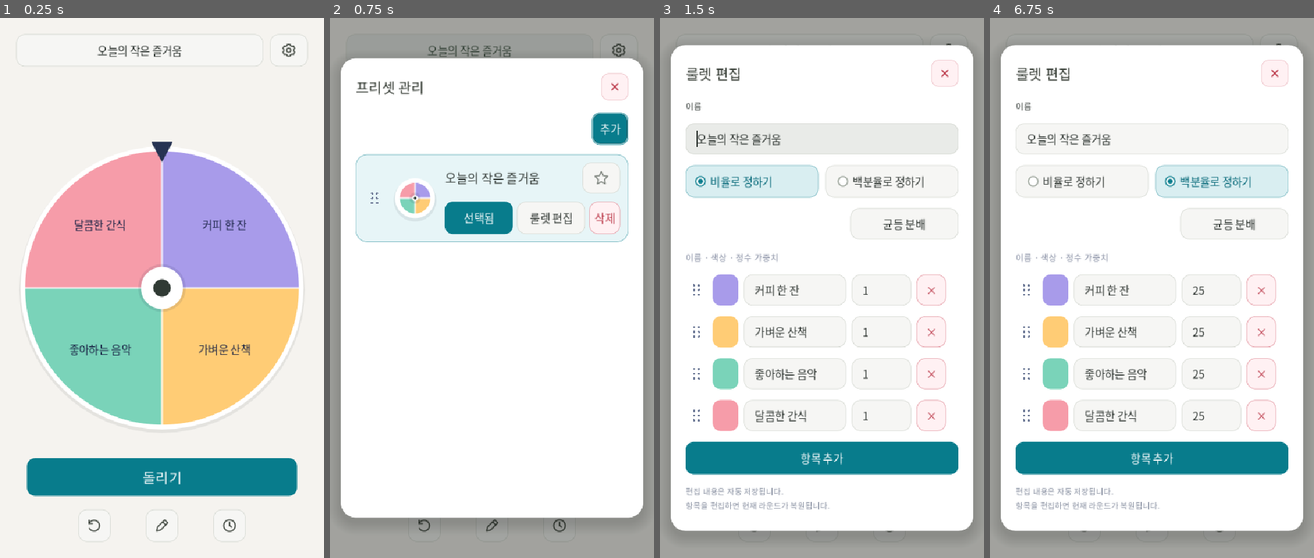
Above: before the commit, frames 1-4 (left to right).
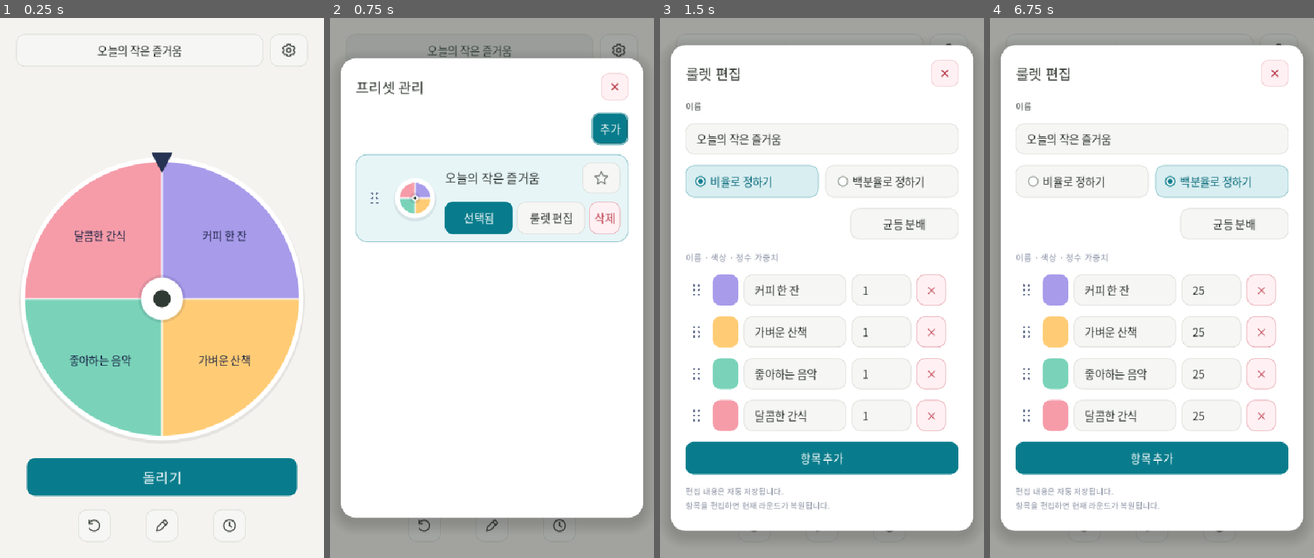
Above: after the commit, the same moments.

Repository: huyeon123/spin-wheel
Game: Godot game, scene res://main.tscn
Same seed, same stepped clock (60 frames per second), same inputs: the game is played once before the commit and once after it.
Inputs (mouse positions are in pixels of both pictures, inside the frame that each line leads up to):
- Up to frame 1 (0.25 s): no input
- Up to frame 2 (0.75 s): click "오늘의 작은 즐거움" at 0.5 s
- Up to frame 3 (1.5 s): click "룰렛 편집" at 1.25 s
- Up to frame 4 (6.75 s): click (1278, 50) at 2.02 s; click "돌리기" at 2.75 s; click (1083, 525) at 3.52 s; click (1152, 525) at 4.27 s; click (1220, 525) at 5.02 s; click "비율로 정하기" at 5.75 s; click "백분율로 정하기" at 6.5 s

The runs differ from the first frame. In frame 1, 7.5% of the frame differs, in the area x 6-94%, y 22-78%; in frame 2, nothing differs; in frame 3, less than 0.1%; in frame 4, nothing differs.

Commit message:
Release v0.2.7 test: larger results, editor focus and lightweight Android engine

Diff:
--- a/project.godot
+++ b/project.godot
@@ -2,7 +2,7 @@
 
 [application]
 config/name="돌려봐 · Spin Wheel"
-config/version="0.2.6"
+config/version="0.2.7"
 boot_splash/image="res://assets/splash.png"
 boot_splash/bg_color=Color(0.945, 0.957, 0.984, 1)
 boot_splash/show_image=true
--- a/scripts/main.gd
+++ b/scripts/main.gd
@@ -180,8 +180,8 @@
   if property.name == "accessibility_name": gear.set("accessibility_name", "설정")
  result_panel = PanelContainer.new(); result_panel.name = "MainResult"; result_panel.add_theme_stylebox_override("panel", StyleBoxEmpty.new()); content_scroll.add_child(result_panel)
  var lr := _row(); result_panel.add_child(lr)
- result = _label("", 20); result.horizontal_alignment = HORIZONTAL_ALIGNMENT_CENTER; result.vertical_alignment = VERTICAL_ALIGNMENT_CENTER; result.size_flags_horizontal = Control.SIZE_EXPAND_FILL
- result.text_overrun_behavior = TextServer.OVERRUN_TRIM_ELLIPSIS; lr.add_child(result)
+ result = _label("", 32); result.horizontal_alignment = HORIZONTAL_ALIGNMENT_CENTER; result.vertical_alignment = VERTICAL_ALIGNMENT_CENTER; result.size_flags_horizontal = Control.SIZE_EXPAND_FILL
+ result.autowrap_mode = TextServer.AUTOWRAP_WORD_SMART; result.max_lines_visible = 2; result.text_overrun_behavior = TextServer.OVERRUN_TRIM_ELLIPSIS; lr.add_child(result)
  stage_spacer = Control.new(); stage_spacer.hide(); content_scroll.add_child(stage_spacer)
  body = GridContainer.new(); body.name = "WheelStage"; body.columns = 1; body.mouse_filter = Control.MOUSE_FILTER_IGNORE; content_scroll.add_child(body)
  wheel_aspect = AspectRatioContainer.new(); wheel_aspect.ratio = 1; wheel_aspect.size_flags_horizontal = Control.SIZE_EXPAND_FILL; wheel_aspect.size_flags_vertical = Control.SIZE_EXPAND_FILL; body.add_child(wheel_aspect)
@@ -207,7 +207,7 @@
    var compact_style := action.get_theme_stylebox(state).duplicate() as StyleBoxFlat
    compact_style.set_content_margin_all(8)
    action.add_theme_stylebox_override(state,compact_style)
- editor_dialog = Layer.new(); editor_dialog.theme = theme; editor_dialog.title = "룰렛 편집"; editor_dialog.max_width = 760; editor_dialog.show_footer = false; editor_dialog.ok_button_text = "닫기"; editor_dialog.exclusive = true; add_child(editor_dialog)
+ editor_dialog = Layer.new(); editor_dialog.focus_content_on_open = false; editor_dialog.theme = theme; editor_dialog.title = "룰렛 편집"; editor_dialog.max_width = 760; editor_dialog.show_footer = false; editor_dialog.ok_button_text = "닫기"; editor_dialog.exclusive = true; add_child(editor_dialog)
  editor_dialog.confirmed.connect(_close_editor); editor_dialog.canceled.connect(_close_editor)
  editor = VBoxContainer.new(); editor.size_flags_horizontal = Control.SIZE_EXPAND_FILL; editor.add_theme_constant_override("separation", 16); editor_dialog.add_content(editor)
  _refresh_editor(); _refresh_wheel(); _refresh_result()
--- a/scripts/safe_layout.gd
+++ b/scripts/safe_layout.gd
@@ -61,7 +61,7 @@
 	var inner := inset_rect(safe, pad, pad)
 	var gap := 8.0 if compact else 12.0
 	var header_height := 48.0
-	var result_height := 28.0 if compact else 40.0
+	var result_height := 104.0
 	var spin_height := 56.0
 	var action_height := 48.0
 	var action_gap := 12.0 if compact else 20.0
--- a/scripts/wheel_layer.gd
+++ b/scripts/wheel_layer.gd
@@ -32,6 +32,8 @@
  set(value):
   show_footer = value
   if is_instance_valid(_footer): _footer.visible = value
+## Disable for browse-first editors so opening never summons a mobile keyboard.
+var focus_content_on_open := true
 var is_dropdown := false
 var dropdown_anchor := Rect2()
 var content: VBoxContainer
@@ -98,6 +100,7 @@
  add_child(dim)
  dim.set_anchors_and_offsets_preset(Control.PRESET_FULL_RECT)
  card = PanelContainer.new()
+ card.focus_mode = Control.FOCUS_CLICK
  var panel := _style(Color("ffffff"), 22)
  panel.set_content_margin_all(8 if is_dropdown else 22)
  if is_dropdown: panel.set_corner_radius_all(12); panel.border_color = Color("d9dcd6"); panel.set_border_width_all(1)
@@ -203,6 +206,7 @@
  z_index = 100 + _open_layers.size() * 2
  _preferred = target
  show()
+ if not focus_content_on_open: card.grab_focus()
  layout_card()
  _settle_layout.call_deferred()
  _focus_initial.call_deferred()
@@ -283,6 +287,10 @@
  if not is_inside_tree(): return
  await get_tree().process_frame
  if not is_inside_tree() or not visible or not _is_topmost(): return
+ if not focus_content_on_open:
+  card.grab_focus()
+  _scroll.scroll_vertical = 0
+  return
  var choices: Array[Control] = []
  _collect_focus(content, choices)
  if not choices.is_empty(): choices[0].grab_focus()
@@ -312,7 +320,8 @@
   if not choices.is_empty():
    var current := choices.find(get_viewport().gui_get_focus_owner())
    var step := -1 if event.shift_pressed else 1
-   choices[posmod(current + step, choices.size())].grab_focus()
+   var next := (choices.size() - 1 if event.shift_pressed else 0) if current < 0 else posmod(current + step, choices.size())
+   choices[next].grab_focus()
   get_viewport().set_input_as_handled()
 
 func _disable_native_menus(node: Node) -> void:
--- /dev/null
+++ b/tests/test_editor_focus.gd
@@ -0,0 +1,37 @@
+extends SceneTree
+var checks:=0
+var failures:=0
+func _init()->void:
+ if FileAccess.file_exists("user://state.json"):quit(2);return
+ call_deferred("run")
+func check(ok:bool,label:String)->void:
+ checks+=1
+ if not ok:failures+=1;push_error(label)
+func settle()->void:
+ for i in range(6):await process_frame
+func tab(shift:=false)->void:
+ var event=InputEventKey.new();event.keycode=KEY_TAB;event.pressed=true;event.shift_pressed=shift;root.push_input(event,true)
+ event=InputEventKey.new();event.keycode=KEY_TAB;event.pressed=false;event.shift_pressed=shift;root.push_input(event,true)
+func run()->void:
+ var app=load("res://main.tscn").instantiate();root.add_child(app);current_scene=app;await settle()
+ for route in ["direct","reopen","manager"]:
+  if route=="manager":app._preset_manager();await settle();app._manager_edit(app.preset.id)
+  else:app._open_editor()
+  await settle()
+  check(root.gui_get_focus_owner()==app.editor_dialog.card,route+" editor opens with neutral focus")
+  check(not root.gui_get_focus_owner() is LineEdit,route+" no text input auto-focus")
+  check(app.editor_dialog._scroll.scroll_vertical==0,route+" editor opens at top")
+  tab();await settle()
+  check(root.gui_get_focus_owner()==app.editor_dialog._close,route+" real Tab enters close control")
+  app.editor_dialog.card.grab_focus();tab(true);await settle()
+  check(app.editor_dialog.card.is_ancestor_of(root.gui_get_focus_owner()) and root.gui_get_focus_owner()!=app.editor_dialog.card,route+" reverse Tab remains in modal")
+  var input:LineEdit=app.editor.find_children("*","LineEdit",true,false)[0]
+  input.grab_focus();await settle()
+  check(root.gui_get_focus_owner()==input,route+" explicit input focus still works")
+  app._message("테스트","중첩 메시지");await settle();app._close_top_layer();await settle()
+  check(root.gui_get_focus_owner()==input,route+" nested dialog restores explicit input focus")
+  app._close_editor();await settle()
+ app.queue_free();await settle()
+ for suffix in ["",".bak",".tmp"]:DirAccess.remove_absolute("user://state.json"+suffix)
+ print("EDITOR_FOCUS_QA: ",checks," checks, ",failures," failures")
+ quit(1 if failures else 0)
--- a/tests/test_result.gd
+++ b/tests/test_result.gd
@@ -12,6 +12,10 @@
 func settle() -> void:
  for i in range(5): await process_frame
 func check_result(app: Control, expected: String) -> void:
+ check(app.result.get_theme_font_size("font_size")==32,"winner text uses approved32px size")
+ check(app.result.max_lines_visible==2 and app.result.autowrap_mode!=TextServer.AUTOWRAP_OFF,"winner wraps at most two lines")
+ check(app.result.get_global_rect().end.y<=app.wheel.get_parent().get_global_rect().position.y,"full result area does not overlap wheel")
+ check(app.result.get_minimum_size().y<=app.result.size.y+1,"result line height fits allocated region")
  check(app.result.text==expected,"result retains winner text")
  check(app.result.is_visible_in_tree(),"nonempty result visible")
  check(app.result.size.x>=40,"nonempty result has readable width rather than blank1px pill")
@@ -38,6 +42,8 @@
  check_result(app,long_name)
  root.size=Vector2i(1280,820); await settle()
  check_result(app,long_name)
+ for dimensions in [Vector2i(390,844),Vector2i(320,480),Vector2i(480,400)]:
+  root.size=dimensions;await settle();check_result(app,long_name)
  app.preset.history.clear(); app._refresh_result(); await settle()
  check(app.result.text.is_empty(),"history reset clears result text")
  app.queue_free(); await settle()
Binary file changed: docs/screenshots/desktop-portrait-editor.png
Binary file changed: docs/screenshots/desktop-portrait-result.png
Binary file changed: docs/screenshots/desktop-portrait-settings.png
Binary file changed: docs/screenshots/desktop.png
Binary file changed: docs/screenshots/mobile.png
Not shown, changed: export_presets.cfg
Not shown, changed: .github/workflows/build.yml
Not shown, changed: README.md
Not shown, changed: docs/QA.md
Not shown, added: docs/custom-engine/README.md
Not shown, added: docs/custom-engine/custom.py
Not shown, added: scripts/build_custom_android.sh
(and 1 more such lines)
